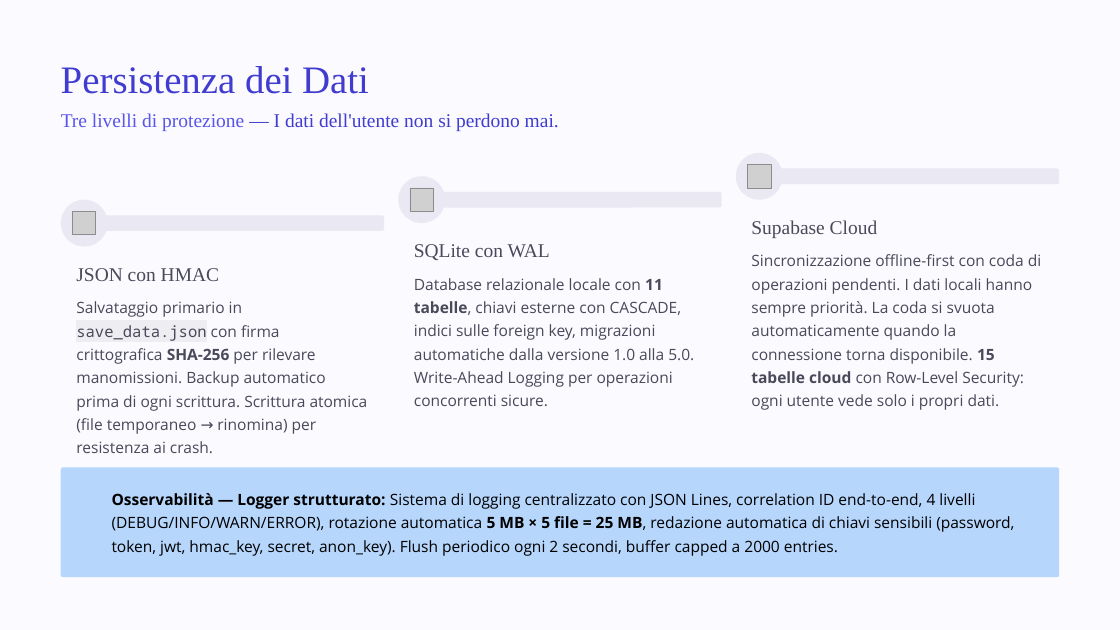
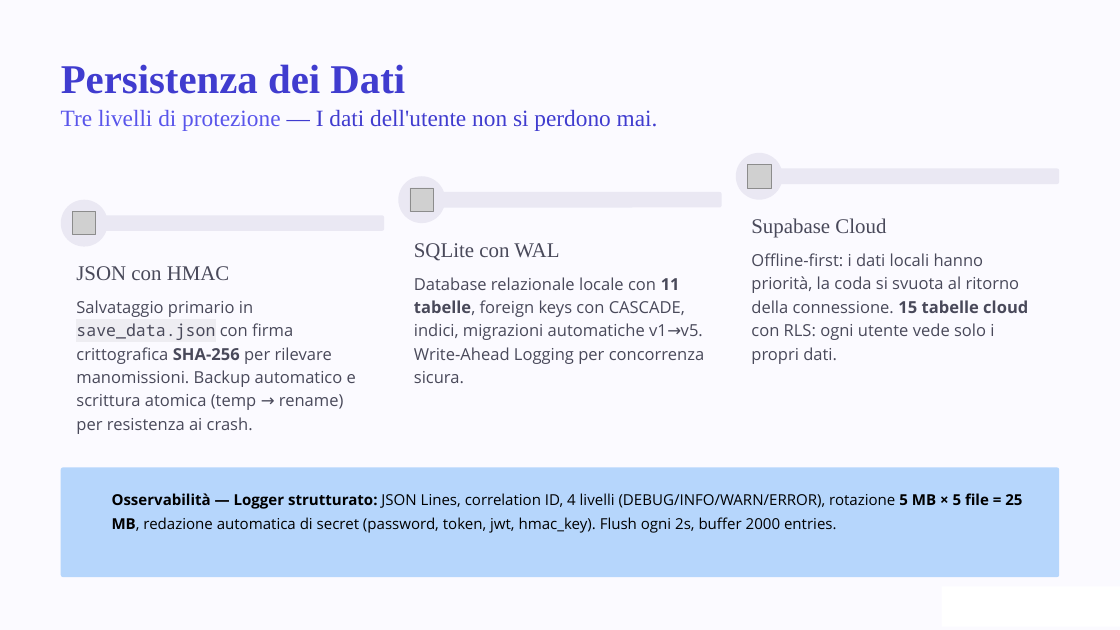
Before and after one commit to renanaugustomacena-ux/Projectwork-IFTS-Private, a slide deck: slide 8 of finale.pptx (slide 9 before the commit). Drawn at 1120x630 pixels with LibreOffice and Linux fonts; fonts in the diff are those of the drawing; grey boxes stand for pictures; background and template pictures are left out. Boxes give left, top, right and bottom in pixels: in the first picture for what was removed or moved away, otherwise in the second. Text is boxed around its words. In the diff, an @@ line names an element or a change of style, - is before the commit and + after.

```diff
--- a/finale.pptx
+++ b/finale.pptx
@@ text "Persistenza dei Dati" at <box>61,64,405,94</box>: size 40 to 42 pt, bold on @@
@@ text "Tre livelli di protezione — ..." at <box>61,110,658,131</box>: size 20 to 24 pt @@
@@ size 20 to 21.5 pt in 3 elements at <box>76,266,230,280</box>, <box>414,243,559,261</box>, <box>751,218,886,238</box> @@
@@ text at <box>751,253,1028,364</box>: text changed; size 16 to 17 pt @@
-Sincronizzazione offline-first con coda di operazioni pendenti. I dati locali hanno sempre priorità. La coda si svuota automaticamente quando la connessione torna disponibile. 15 tabelle cloud con Row-Level Security: ogni utente vede solo i propri dati.
+Offline-first: i dati locali hanno priorità, la coda si svuota al ritorno della connessione. 15 tabelle cloud con RLS: ogni utente vede solo i propri dati.
@@ text at <box>414,277,704,383</box>: text changed; size 16 to 17 pt @@
-Database relazionale locale con 11 tabelle, chiavi esterne con CASCADE, indici sulle foreign key, migrazioni automatiche dalla versione 1.0 alla 5.0. Write-Ahead Logging per operazioni concorrenti sicure.
+Database relazionale locale con 11 tabelle, foreign keys con CASCADE, indici, migrazioni automatiche v1→v5. Write-Ahead Logging per concorrenza sicura.
@@ text at <box>76,300,356,434</box>: text changed; size 16 to 17 pt @@
-Salvataggio primario in save_data.json con firma crittografica SHA-256 per rilevare manomissioni. Backup automatico prima di ogni scrittura. Scrittura atomica (file temporaneo → rinomina) per resistenza ai crash.
+Salvataggio primario in save_data.json con firma crittografica SHA-256 per rilevare manomissioni. Backup automatico e scrittura atomica (temp → rename) per resistenza ai crash.
@@ text at <box>112,493,1022,533</box>: text changed; size 16 to 15.5 pt @@
-Osservabilità — Logger strutturato: Sistema di logging centralizzato con JSON Lines, correlation ID end-to-end, 4 livelli (DEBUG/INFO/WARN/ERROR), rotazione automatica 5 MB × 5 file = 25 MB, redazione automatica di chiavi sensibili (password, token, jwt, hmac_key, secret, anon_key). Flush periodico ogni 2 secondi, buffer capped a 2000 entries.
+Osservabilità — Logger strutturato: JSON Lines, correlation ID, 4 livelli (DEBUG/INFO/WARN/ERROR), rotazione 5 MB × 5 file = 25 MB, redazione automatica di secret (password, token, jwt, hmac_key). Flush ogni 2s, buffer 2000 entries.
```
Also in this commit, not shown: 7 other slides changed, 2 slides added, 3 slides removed.
